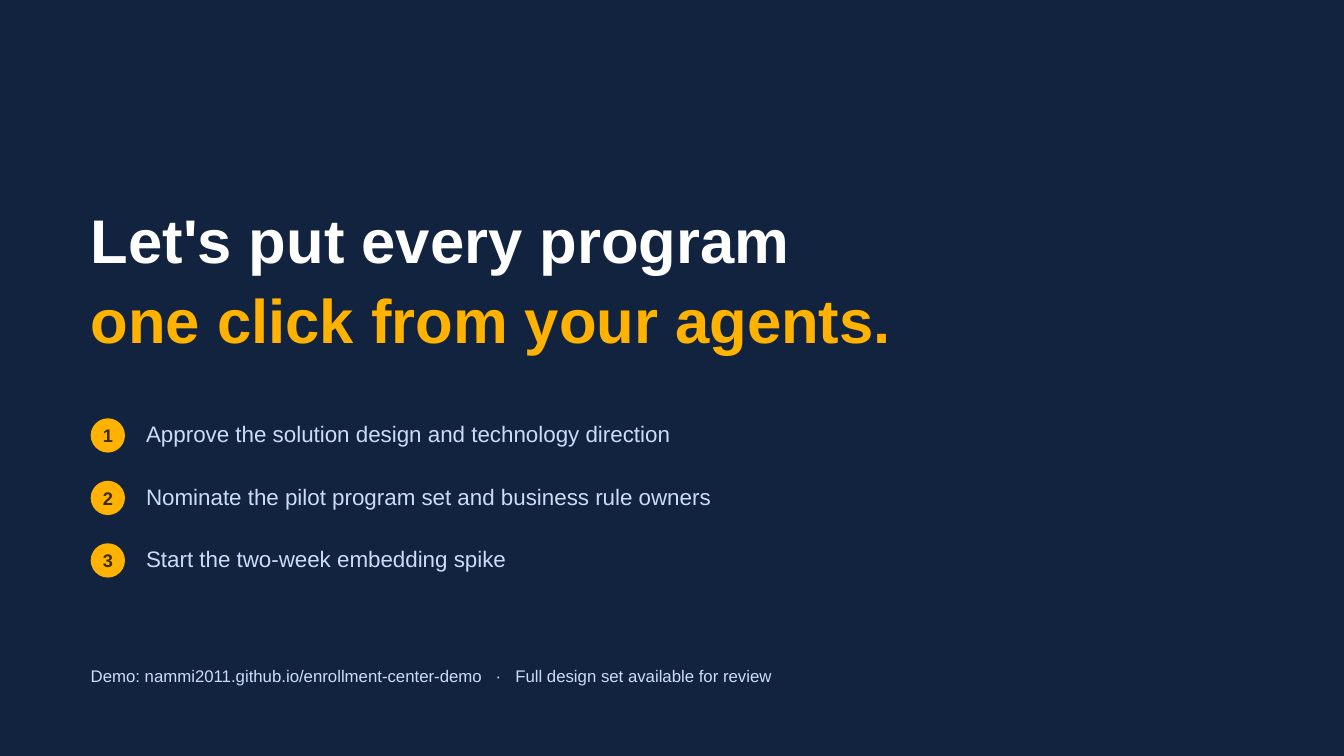
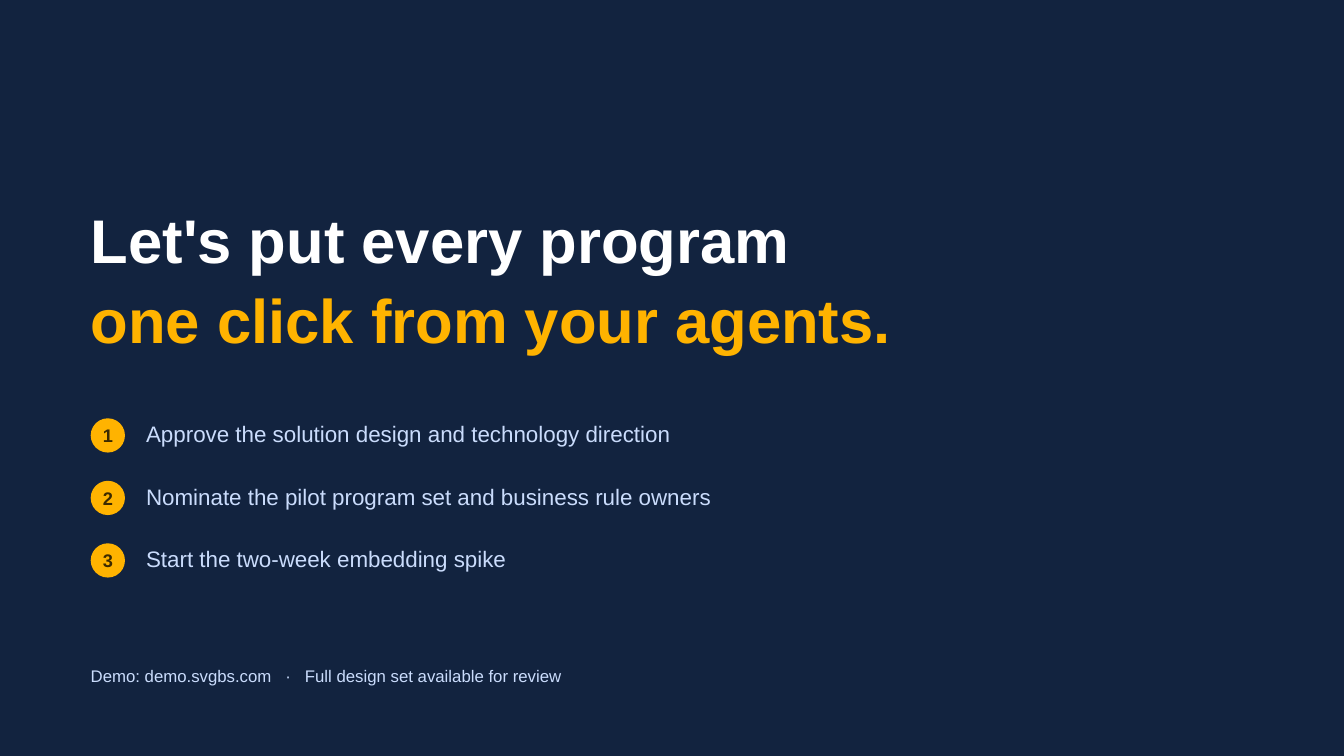
Before and after one commit to Sri-Varahi-GLobal-Business-Services-LLC/Customer-Enrollment-Center, a slide deck: slide 13 of Enrollment Center/Enrollment Center - Client Presentation v1.0.pptx. Drawn at 1344x756 pixels with LibreOffice and Linux fonts; fonts in the diff are those of the drawing. Boxes give left, top, right and bottom in pixels: in the first picture for what was removed or moved away, otherwise in the second. Text is boxed around its words. In the diff, an @@ line names an element or a change of style, - is before the commit and + after.

```diff
--- a/Enrollment Center/Enrollment Center - Client Presentation v1.0.pptx
+++ b/Enrollment Center/Enrollment Center - Client Presentation v1.0.pptx
@@ text at (x1=91, y1=670, x2=561, y2=686): text changed @@
-Demo: nammi2011.github.io/enrollment-center-demo · Full design set available for review
+Demo: demo.svgbs.com · Full design set available for review
```
Also in this commit, not shown: 1 other slide changed, 13 other files.
